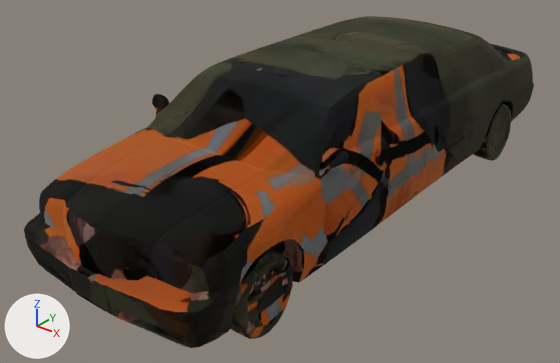
The glTF model assets/fp/cdn/101f89a4-08af-433a-8756-b7bc7050c77d.glb, before and after one commit.
One viewpoint serves both versions: a camera (50 mm lens) standing at (0.684, -0.975, 0.483) and looking at (-0.036, -0.074, -0.075). Lighting does not change. The marker at lower left points along +X, +Y and +Z. The first picture is the older version. Where no turn or scale is listed for an object, it has been applied to the vertices.

Objects in the first picture: 'geometry_0'.
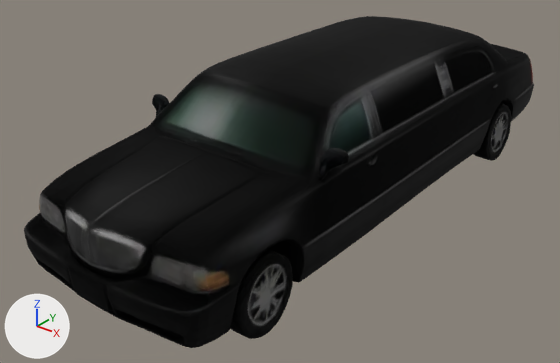
Boxes (x1, y1, x2, y2) around the edits, measured in the pictures (560 x 363 px):
'geometry_0', surface changed
    both: (25, 16, 533, 348)

The change in detail:
Picture 'Image_0' (img_image_0) is new.
Material 'Material_0' (mat_material_0) changes its picture from img_basecolor_webp to img_image_0.
